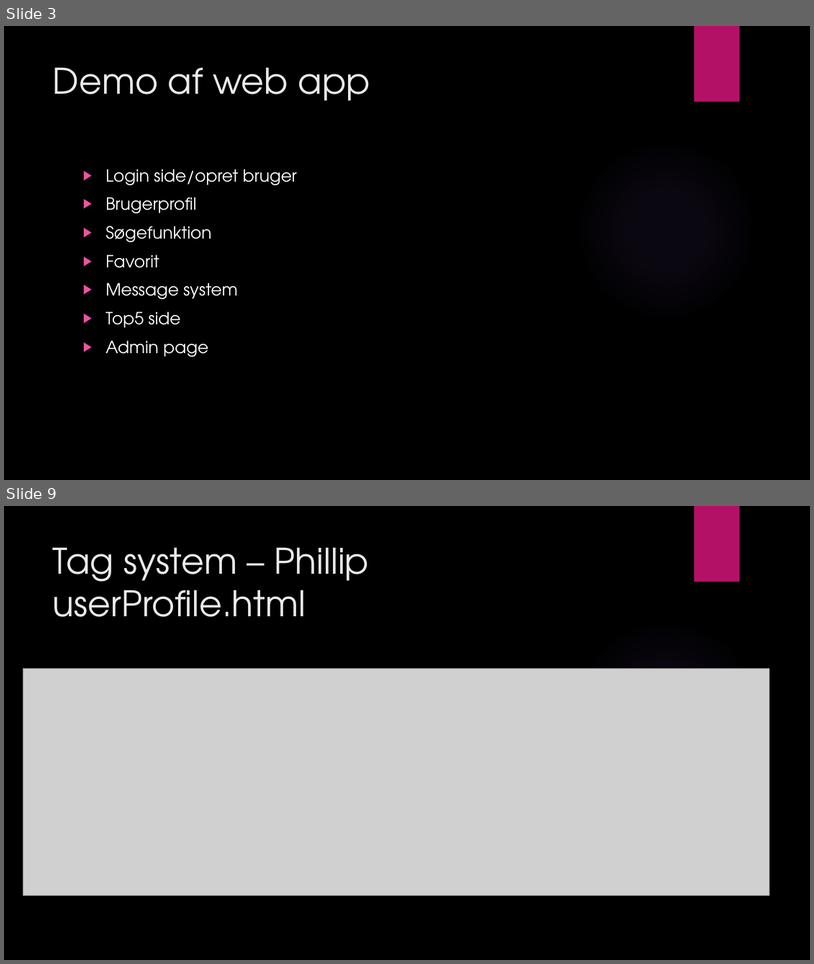
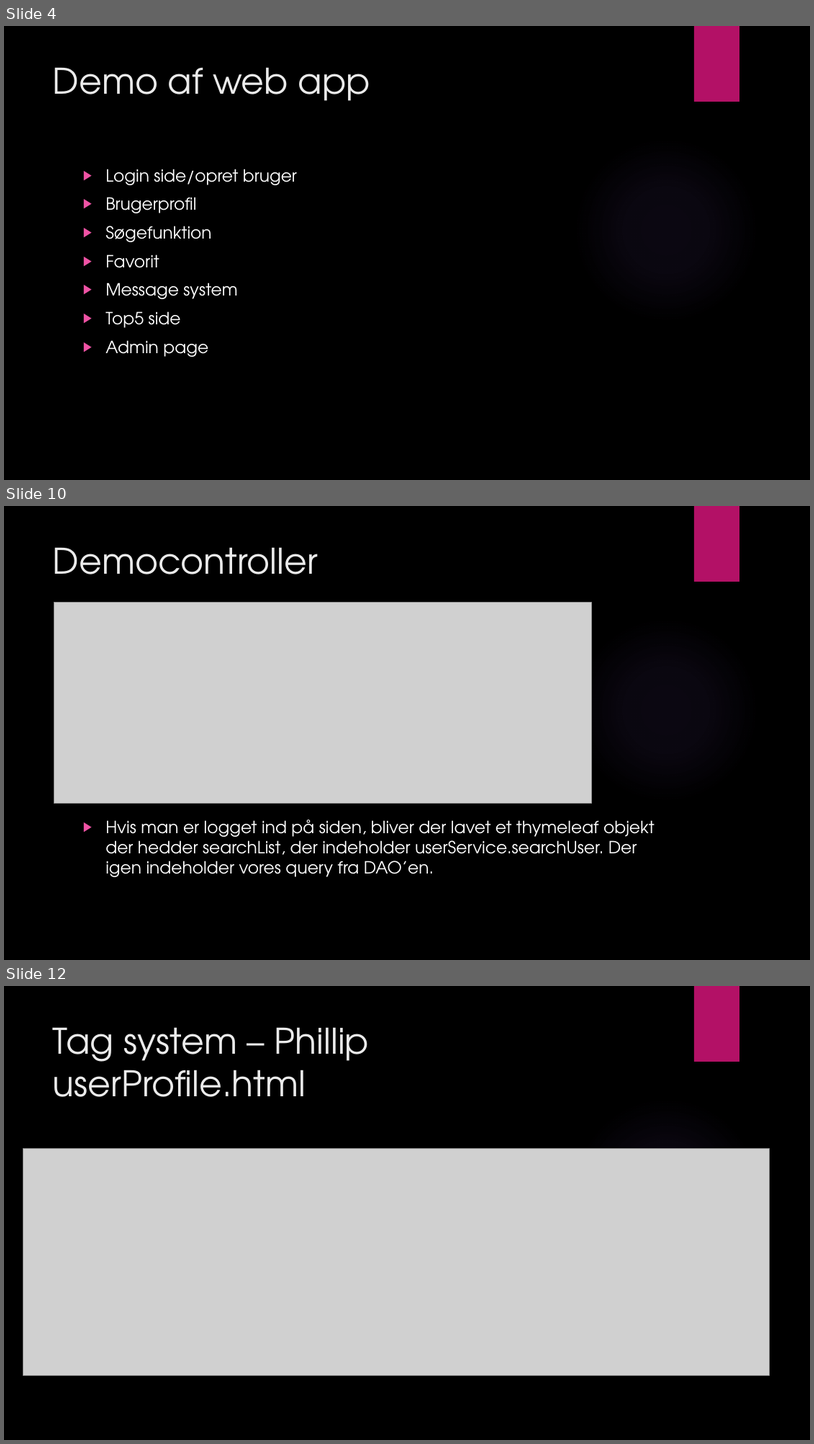
Before and after one commit to MatiasStorm/DateNRate, a slide deck: documents/DateN’Rate.pptx. Shown one above the other, each under a label of ours: slides 3 and 9 before the commit, slides 4, 10 and 12 after it; the slides between them are not shown. The pictures are 814x964 and 814x1444 pixels, drawn with LibreOffice and Linux fonts; fonts in the diff are those of the drawing; grey boxes stand for pictures; background and template pictures are left out. Boxes give left, top, right and bottom in pixels: in the first picture for what was removed or moved away, otherwise in the second. Text is boxed around its words. In the diff, an @@ line names an element or a change of style, - is before the commit and + after.

```diff
--- a/documents/DateN’Rate.pptx
+++ b/documents/DateN’Rate.pptx
@@ slide 10 added at (4,506,810,960), background picture (left out); not listed: 2 template elements that a slide beside it also shows @@
@@ title added at (53,547,318,574), 42 pt, text #EBEBEB @@
+Democontroller
@@ picture added at (54,602,592,803) @@
@@ text added at (106,819,655,877), 20 pt, text #FFFFFF @@
+▶ Hvis man er logget ind på siden, bliver der lavet et thymeleaf objekt der hedder searchList, der indeholder userService.searchUser. Der igen indeholder vores query fra DAO’en.
@@ what was slide 3 is now slide 4 @@
@@ what was slide 9 is now slide 12 @@
```
Also in this commit, not shown: 5 slides changed, 3 other slides added, 1 slide removed.
